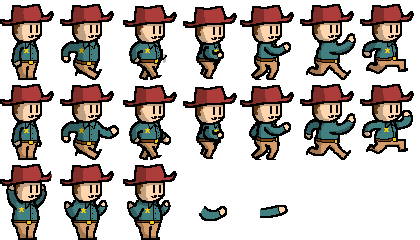
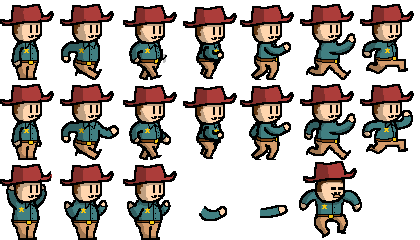
The second 420 × 240 image is a revision of the first. Changes to its layers:
painted on "details" over [299, 161, 360, 219]
painted on "Layer 30" over [300, 163, 359, 234]
painted on "hat coloring" over [304, 162, 355, 182]
removed layer "lines" over [299, 161, 362, 238]
renamed "Layer 34" to "Layer 39", moved it above "Layer 38", painted on it over [299, 161, 362, 238]
added layer "Layer 41" above "stars" over [320, 203, 328, 211]
renamed "Layer 27" to "colors", painted on it over [299, 161, 362, 238]
